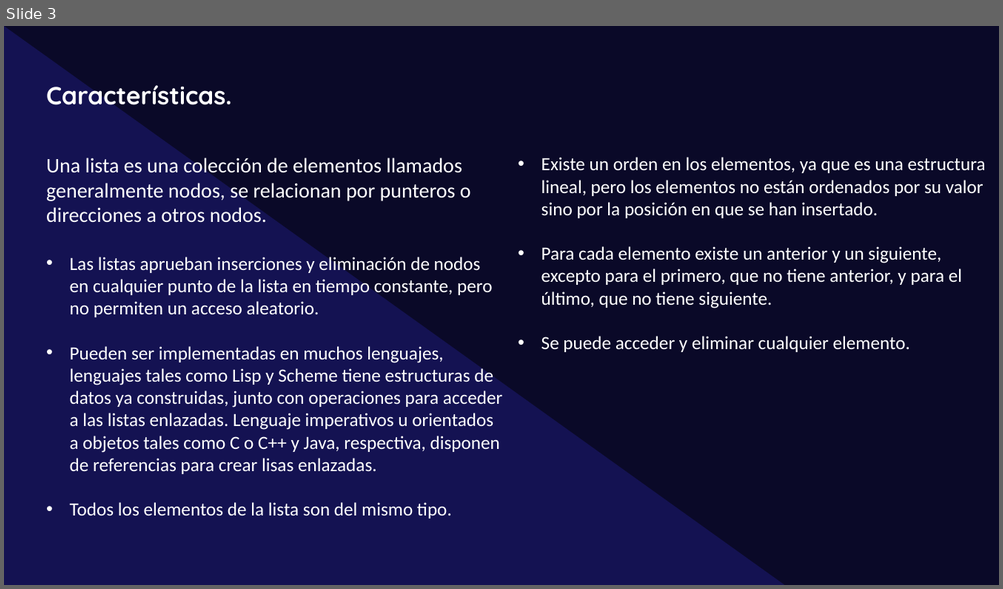
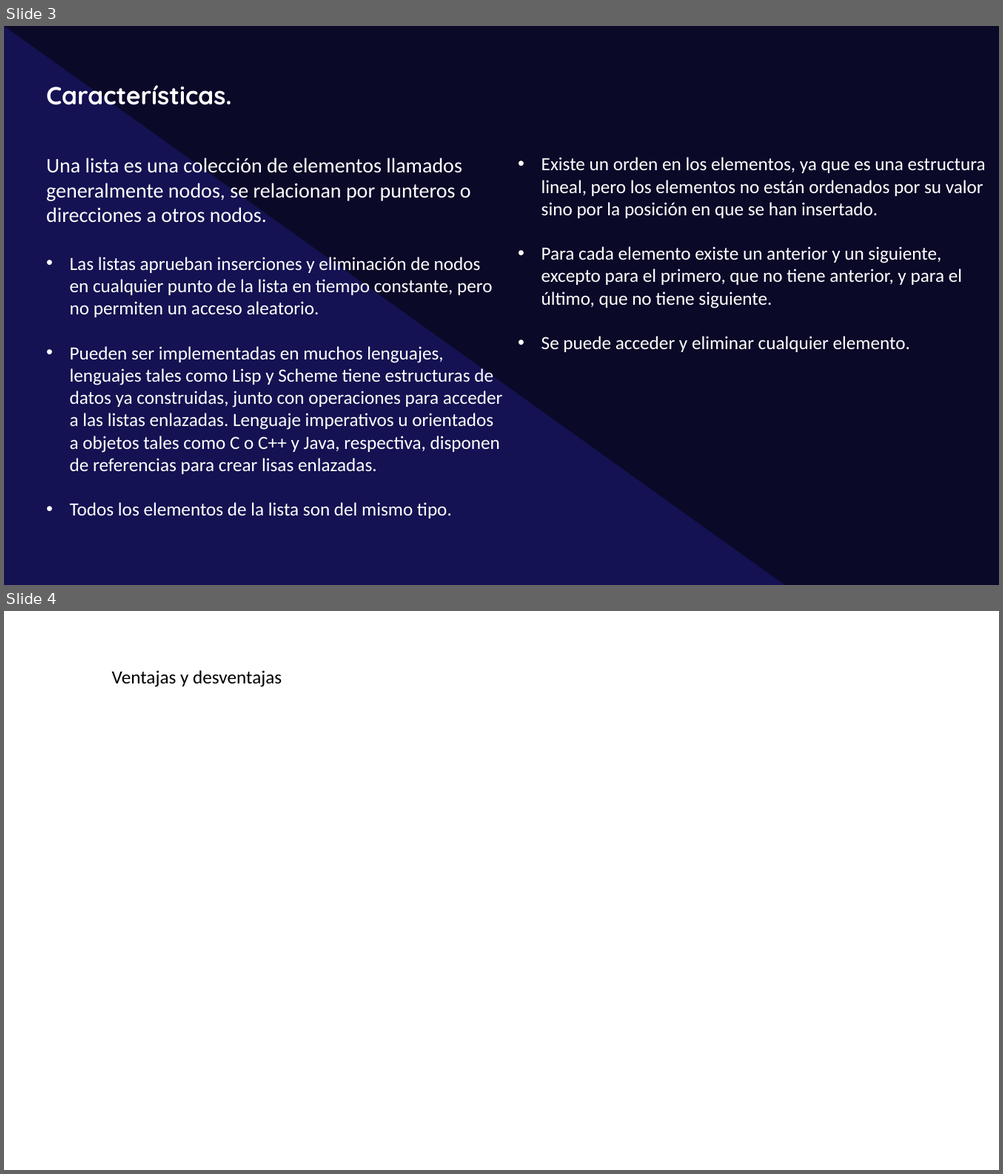
Before and after one commit to 987-Ismael-Romero/Listas, a slide deck: Expo/Expo_Listas.pptx. Shown one above the other, each under a label of ours: slide 3 before the commit, slides 3 and 4 after it. The pictures are 1003x589 and 1003x1174 pixels, drawn with LibreOffice and Linux fonts; fonts in the diff are those of the drawing. Boxes give left, top, right and bottom in pixels: in the first picture for what was removed or moved away, otherwise in the second. Text is boxed around its words. In the diff, an @@ line names an element or a change of style, - is before the commit and + after.

```diff
--- a/Expo/Expo_Listas.pptx
+++ b/Expo/Expo_Listas.pptx
@@ slide 4 added at bbox=[4, 611, 999, 1170], background #FFFFFF @@
@@ text added at bbox=[112, 670, 282, 687], 18 pt, text #000000 @@
+Ventajas y desventajas
```
